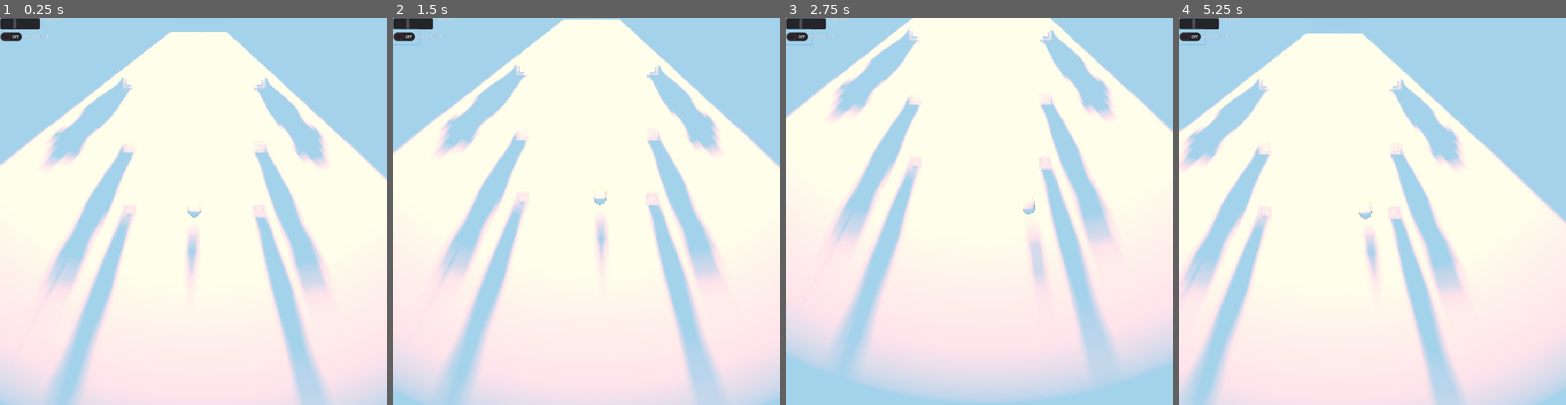
Above: before the commit, frames 1-4 (left to right).
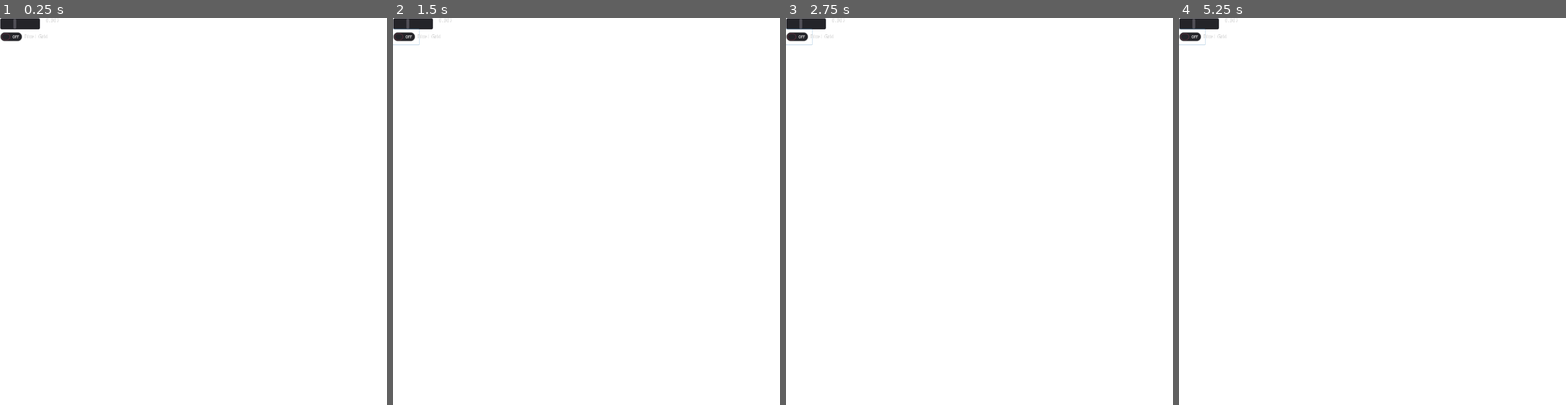
Above: after the commit, the same moments.

Repository: EpEpDragon/Project-Almond
Game: Godot game, scene res://Scenes/Spatial.tscn
Two runs of this game, one before a commit and one after it. Both use one fixed random seed, a clock stepped at 60 frames per second and the inputs below.
Inputs:
- Up to frame 1 (0.25 s): no input
- Up to frame 2 (1.5 s): click "Pixel Grid" at 0.5 s; tap Enter at 1.25 s; hold D (right) from 1.28 s (still down); hold Keypad 2 (camBackward) from 1.28 s (still down)
- Up to frame 3 (2.75 s): release D (right) at 2.03 s; release Keypad 2 (camBackward) at 2.03 s; hold S (backward) from 2.03 s (still down); tap Keypad 5 (camDown) at 2.1 s
- Up to frame 4 (5.25 s): release S (backward) at 2.78 s; hold D (right) 2.78-3.53 s; hold Keypad 8 (camForward) 2.78-3.53 s; hold W (forward) 3.53-4.28 s; tap Keypad 4 (camLeft) at 3.6 s; hold Keypad 6 (camRight) 4.28-5.03 s; hold A (left) from 4.28 s (still down); tap Keypad 0 (camUp) at 5.1 s

The runs differ from the first frame. In frame 1, 42% of the frame differs, in the area x 0-100%, y 0-100%; in frame 2, 42%; in frame 3, 45%; in frame 4, 44%.

Commit message:
Comments

Diff:
--- a/Pixelatorifier/Pixel_Grid.shader
+++ b/Pixelatorifier/Pixel_Grid.shader
@@ -1,27 +1,33 @@
 shader_type canvas_item;
 
+//All uniforms fed from script
 uniform bool grid = false;
-uniform vec2 pos;
-uniform float aspect_ratio; // X base
-uniform float pixel_clamp = 0.7;
+uniform vec2 pos = vec2(0,0); //Camera position divided by ortho camera size
+uniform float aspect_ratio = 1f; // X base, used to adgust pixel grid for aspect ratio
+uniform float pixel_clamp = 0.7; //Pixel grid step
 
 void fragment()
 {
-	float x = pixel_clamp / aspect_ratio;
+	float x = pixel_clamp / aspect_ratio; //Adjust pixel grid for aspect ratio
 	float y = pixel_clamp;
 
+	//Calculate camera offset from pixel grid
 	vec2 offset = mod(vec2(pos.x/aspect_ratio, pos.y), vec2(x,y));
 	vec2 uv = SCREEN_UV;
 
+	//Used to draw pixel grid in last if statment, must be before offset sum and pixellation.
 	vec2 muv = mod(uv, vec2(x, y));
 
+	//Snap UV to grid intersects, has pixelation effect
 	uv -= mod(uv,vec2(x,y));
-	//-mod(uv,vec2(x,y))
 
+	//Offset UV, has effect of snapping camera to pixel grid
 	uv.y += offset.y;
 	uv.x -= offset.x;
 	COLOR.rgb = textureLod(SCREEN_TEXTURE,uv,0).rgb;
+
+	//Draw pixel grid
 	if (grid)
-		if (muv.x <= 0.001 || muv.y <= 0.001)
-			COLOR.rgb = vec3(1,1,1);
+		if (muv.x <= 0.00075 || muv.y <= 0.00075) //Values as small as possible, if too small some grid lines will be lost
+			COLOR.rgb = vec3(0.5,0.5,0.5);
 }
--- a/Pixelatorifier/Pixel_Material.tres
+++ b/Pixelatorifier/Pixel_Material.tres
@@ -5,6 +5,6 @@
 [resource]
 shader = ExtResource( 1 )
 shader_param/grid = false
-shader_param/pos = null
-shader_param/aspect_ratio = null
+shader_param/pos = Vector2( 0, 0 )
+shader_param/aspect_ratio = 1.0
 shader_param/pixel_clamp = 0.004
--- a/Scenes/Spatial.tscn
+++ b/Scenes/Spatial.tscn
@@ -40,7 +40,7 @@
 transform = Transform( 1, 0, 0, 0, -4.37114e-008, 1, 0, -1, -4.37114e-008, 0, 50, 0 )
 projection = 1
 current = true
-size = 60.0
+size = 50.0
 far = 947.1
 script = ExtResource( 1 )
 
